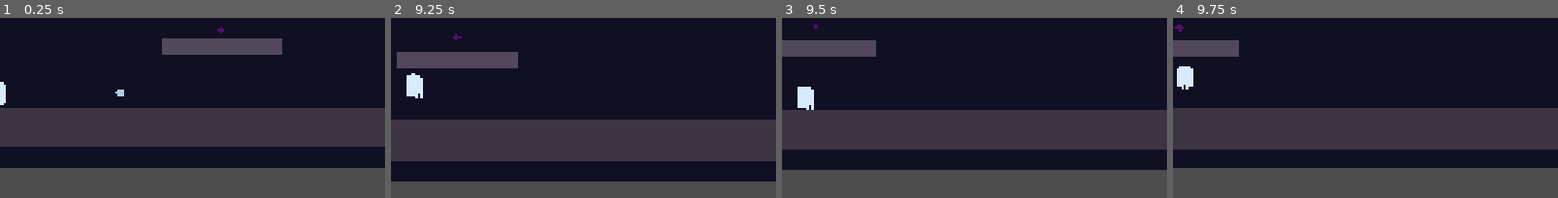
Above: before the commit, frames 1-4 (left to right).
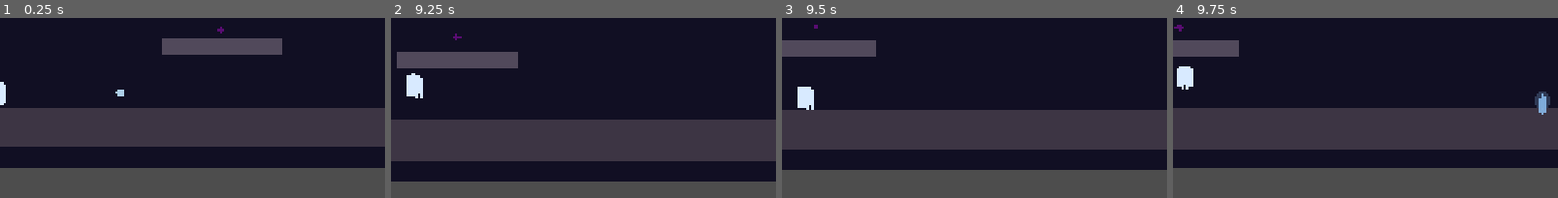
Above: after the commit, the same moments.

Repository: Memai2023/LostLittleGhost2.0
Game: Godot game, scene res://scenes/main.tscn
Same seed, same stepped clock (60 frames per second), same inputs: the game is played once before the commit and once after it.
Inputs:
- Up to frame 1 (0.25 s): no input
- Up to frame 2 (9.25 s): hold D (move_right) 0.53-2.03 s; tap Space (jump) at 0.6, 0.77, 1.07, 1.35, 1.52, 1.82, 2.1, 2.85, 3.02, 3.32, 3.6, 3.77, 4.07, 4.35, 4.52, 4.82, 5.1, 5.85, 6.02, 6.32, 6.6, 6.77, 7.07, 7.35, 7.52, 7.82, 8.1, 8.85, 9.02 s; hold A (move_left) 2.03-2.78 s; hold D (move_right) 2.78-4.28 s; hold A (move_left) 4.28-5.03 s; hold D (move_right) 5.03-5.78 s; hold A (move_left) 5.78-7.28 s; hold D (move_right) from 7.28 s (still down)
- Up to frame 3 (9.5 s): keep holding D (move_right); tap Space (jump) at 9.32 s
- Up to frame 4 (9.75 s): release D (move_right) at 9.53 s; hold A (move_left) from 9.53 s (still down); tap Space (jump) at 9.6 s
The pictures show only the part of the screen within x 50-100%, y 40-90%; the shares and areas given below are measured in that part.

Frames 1-3 are identical in both runs. In frame 4, 0.4% of the frame differs, in the area x 93-98%, y 40-54%.

Commit message:
Add checkpoints and player respawn

Diff:
--- /dev/null
+++ b/scenes/items/checkpoint.tscn
@@ -0,0 +1,28 @@
+[gd_scene load_steps=3 format=3]
+
+[ext_resource type="Script" path="res://scripts/items/checkpoint.gd" id="1"]
+
+[sub_resource type="CircleShape2D" id="CircleShape2D_1"]
+radius = 20.0
+
+[node name="Checkpoint" type="Area2D"]
+collision_layer = 0
+collision_mask = 2
+monitorable = false
+script = ExtResource("1")
+
+[node name="CollisionShape2D" type="CollisionShape2D" parent="."]
+position = Vector2(0, -15)
+shape = SubResource("CircleShape2D_1")
+
+[node name="Glow" type="Polygon2D" parent="."]
+position = Vector2(0, -20)
+color = Color(0.55, 0.75, 0.95, 0.25)
+polygon = PackedVector2Array(22, 0, 15.56, 15.56, 0, 22, -15.56, 15.56, -22, 0, -15.56, -15.56, 0, -22, 15.56, -15.56)
+
+[node name="Flame" type="Polygon2D" parent="."]
+color = Color(0.55, 0.75, 0.95, 0.85)
+polygon = PackedVector2Array(0, -40, 9, -20, 11, 0, 6, 10, 0, 14, -6, 10, -11, 0, -9, -20)
+
+[node name="RespawnPoint" type="Marker2D" parent="."]
+position = Vector2(0, -50)
--- a/scenes/levels/test_level.tscn
+++ b/scenes/levels/test_level.tscn
@@ -1,8 +1,9 @@
-[gd_scene load_steps=7 format=3]
+[gd_scene load_steps=8 format=3]
 
 [ext_resource type="PackedScene" path="res://scenes/enemies/ghost_hunter.tscn" id="1"]
 [ext_resource type="PackedScene" path="res://scenes/items/good_spirit_orb.tscn" id="2"]
 [ext_resource type="PackedScene" path="res://scenes/items/bad_spirit_orb.tscn" id="3"]
+[ext_resource type="PackedScene" path="res://scenes/items/checkpoint.tscn" id="4"]
 
 [sub_resource type="RectangleShape2D" id="GroundShape"]
 size = Vector2(4800, 100)
@@ -81,6 +82,9 @@
 [node name="GoodSpiritOrb2" parent="." instance=ExtResource("2")]
 position = Vector2(1425, 570)
 
+[node name="Checkpoint1" parent="." instance=ExtResource("4")]
+position = Vector2(1650, 900)
+
 [node name="BadSpiritOrb2" parent="." instance=ExtResource("3")]
 position = Vector2(2150, 730)
 
--- a/scenes/player/player.tscn
+++ b/scenes/player/player.tscn
@@ -29,3 +29,7 @@
 
 [node name="HitFlashTimer" type="Timer" parent="."]
 wait_time = 0.1
+
+[node name="RespawnTimer" type="Timer" parent="."]
+wait_time = 1.0
+one_shot = true
--- /dev/null
+++ b/scripts/items/checkpoint.gd
@@ -0,0 +1,35 @@
+extends Area2D
+
+signal checkpoint_activated(respawn_position: Vector2)
+
+const FLAME_COLOR_INACTIVE := Color(0.55, 0.75, 0.95, 0.85)
+const FLAME_COLOR_ACTIVE := Color(0.85, 0.98, 1.0, 1.0)
+const GLOW_COLOR_INACTIVE := Color(0.55, 0.75, 0.95, 0.25)
+const GLOW_COLOR_ACTIVE := Color(0.85, 0.98, 1.0, 0.5)
+
+var _activated: bool = false
+
+
+func _ready() -> void:
+	body_entered.connect(_on_body_entered)
+
+
+func _on_body_entered(body: Node2D) -> void:
+	if _activated:
+		return
+	if not body.is_in_group("player"):
+		return
+
+	_activated = true
+	_set_active_appearance()
+
+	var respawn_position: Vector2 = $RespawnPoint.global_position
+	checkpoint_activated.emit(respawn_position)
+
+	if body.has_method("set_respawn_position"):
+		body.set_respawn_position(respawn_position)
+
+
+func _set_active_appearance() -> void:
+	$Flame.color = FLAME_COLOR_ACTIVE
+	$Glow.color = GLOW_COLOR_ACTIVE
--- a/scripts/player/player.gd
+++ b/scripts/player/player.gd
@@ -10,22 +10,37 @@
 @export var gravity: float = 900.0
 @export var max_fall_speed: float = 500.0
 @export var hit_immunity_duration: float = 1.0
+@export var respawn_delay: float = 1.0
 
 const MAX_JUMPS := 2
 const MAX_SOUL := 3
+const PLAYER_COLLISION_LAYER := 2
+
+const NORMAL_TINT := Color(1, 1, 1, 1)
+const RESPAWN_TINT := Color(0.45, 0.12, 0.55, 0.6)
 
 var jump_count := 0
 var soul: int = MAX_SOUL
 var is_immune: bool = false
+var is_respawning: bool = false
+var respawn_position: Vector2
 
 
 func _ready() -> void:
+	respawn_position = global_position
+
 	$ImmunityTimer.wait_time = hit_immunity_duration
 	$ImmunityTimer.timeout.connect(_on_immunity_timer_timeout)
 	$HitFlashTimer.timeout.connect(_on_hit_flash_timer_timeout)
 
+	$RespawnTimer.wait_time = respawn_delay
+	$RespawnTimer.timeout.connect(_on_respawn_timer_timeout)
+
 
 func _physics_process(delta: float) -> void:
+	if is_respawning:
+		return
+
 	_apply_gravity(delta)
 	_handle_jump()
 	_handle_horizontal_movement(delta)
@@ -57,10 +72,15 @@
 		velocity.x = move_toward(velocity.x, 0.0, deceleration * delta)
 
 
+# Called by checkpoints to update where the player will respawn.
+func set_respawn_position(new_respawn_position: Vector2) -> void:
+	respawn_position = new_respawn_position
+
+
 # Central entry point for any hazard that should corrupt the player's SOUL.
-# Ignored while immune or once SOUL has already reached zero.
+# Ignored while immune, already depleted, or already respawning.
 func take_corruption(amount: int = 1) -> void:
-	if is_immune or soul <= 0:
+	if is_respawning or is_immune or soul <= 0:
 		return
 
 	soul = max(soul - amount, 0)
@@ -68,8 +88,8 @@
 
 	if soul <= 0:
 		soul_depleted.emit()
-		# TEMPORARY DEBUG: remove once Evil Ghost transformation / game over exists.
-		print("SOUL depleted — Little Ghost has become an Evil Ghost (debug placeholder).")
+		_begin_respawn_sequence()
+		return
 
 	_start_immunity()
 
@@ -77,6 +97,9 @@
 # Central entry point for anything that should restore the player's SOUL.
 # Clamped to MAX_SOUL; only emits soul_changed if SOUL actually changed.
 func restore_soul(amount: int = 1) -> void:
+	if is_respawning:
+		return
+
 	var new_soul: int = min(soul + amount, MAX_SOUL)
 	if new_soul == soul:
 		return
@@ -100,3 +123,38 @@
 # Temporary hit feedback: blinks the player semi-transparent while immune.
 func _on_hit_flash_timer_timeout() -> void:
 	$Body.modulate.a = 0.4 if $Body.modulate.a >= 1.0 else 1.0
+
+
+# Begins the short Evil Ghost / respawn sequence once SOUL reaches zero.
+# Freezes movement, hides the player from hazard/orb detection, and plays a
+# simple placeholder corruption effect until the respawn timer fires.
+func _begin_respawn_sequence() -> void:
+	if is_respawning:
+		return
+
+	is_respawning = true
+	is_immune = true
+	$HitFlashTimer.stop()
+
+	velocity = Vector2.ZERO
+	collision_layer = 0
+
+	$Body.modulate = RESPAWN_TINT
+
+	$RespawnTimer.start()
+
+
+func _on_respawn_timer_timeout() -> void:
+	global_position = respawn_position
+	velocity = Vector2.ZERO
+	jump_count = 0
+
+	soul = MAX_SOUL
+	soul_changed.emit(soul, MAX_SOUL)
+
+	$Body.modulate = NORMAL_TINT
+	collision_layer = PLAYER_COLLISION_LAYER
+	is_immune = false
+	is_respawning = false
+
+	$Camera2D.reset_smoothing()
--- a/scripts/ui/hud.gd
+++ b/scripts/ui/hud.gd
@@ -29,7 +29,7 @@
 
 func _on_player_soul_depleted() -> void:
 	# TEMPORARY DEBUG: remove once a real Evil Ghost / game-over flow exists.
-	print("HUD: SOUL depleted — all Spirit Hearts corrupted (debug placeholder).")
+	print("HUD: SOUL depleted — respawn sequence starting.")
 
 
 func _update_hearts(current_soul: int) -> void:
Not shown, added: scripts/items/checkpoint.gd.uid
